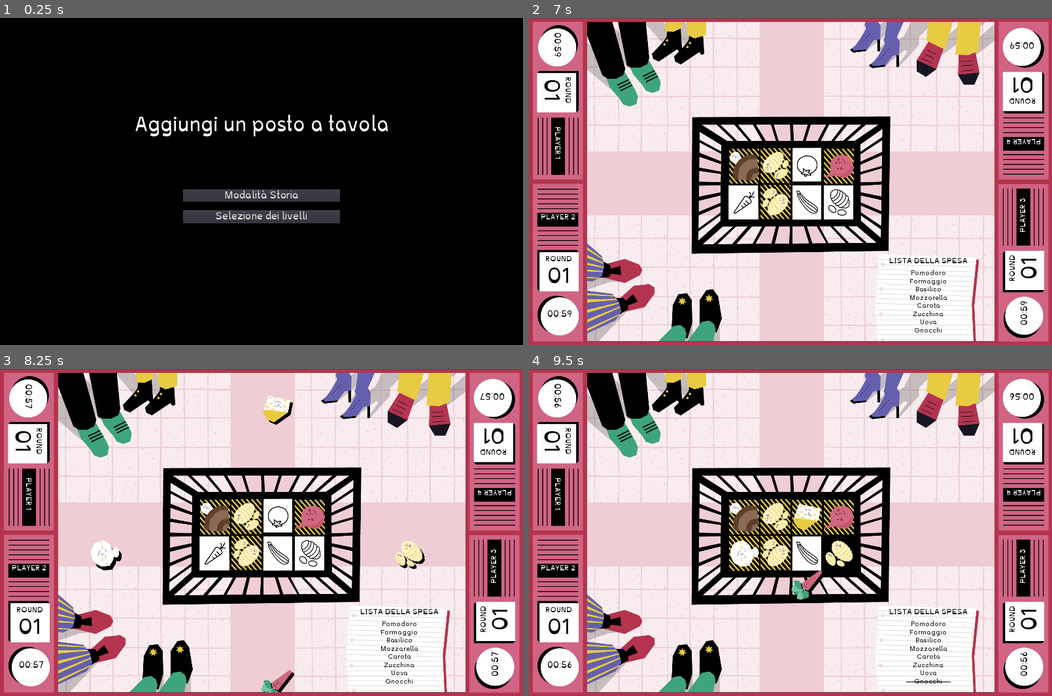
Above: before the commit, frames 1-4 (two rows, left to right).
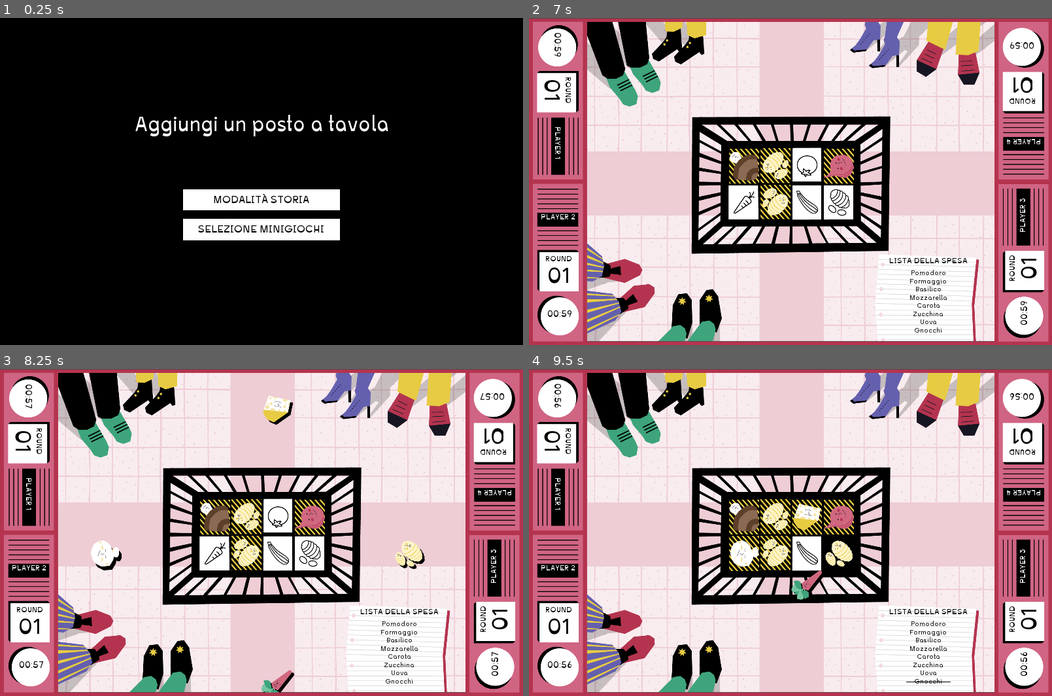
Above: after the commit, the same moments.

Repository: nuco-san/rotary_game
Game: Godot game, scene res://Scenes/TItleScreen.tscn
The game is run twice, just before and just after one commit, with the same random seed, the same clock (stepped at 60 frames per second) and the same inputs.
Inputs:
- Up to frame 1 (0.25 s): no input
- Up to frame 2 (7 s): click "Modalità Storia" (after the commit: "MODALITÀ STORIA") at 0.5 s; click "AVANTI" at 1.25 s; click "AVANTI" at 2 s; tap Enter at 2.75, 5 s; tap Space at 3.5 s
- Up to frame 3 (8.25 s): no input
- Up to frame 4 (9.5 s): no input

The runs differ from the first frame. In frame 1, 4.5% of the frame differs, in the area x 35-65%, y 52-68%; in frame 2, 0.2%; in frame 3, 0.2%; in frame 4, 0.5%.

Commit message:
aggiunto suoni e creato scena per bottoni

Diff:
--- a/Scenes/FoodTrack.tscn
+++ b/Scenes/FoodTrack.tscn
@@ -131,7 +131,6 @@
 scale = Vector2( 1.1, 1.1 )
 frames = SubResource( 7 )
 animation = "New Anim"
-frame = 2
 speed_scale = 1.4
 playing = true
 
@@ -164,11 +163,11 @@
 
 [node name="TapSound" type="AudioStreamPlayer" parent="."]
 stream = ExtResource( 10 )
-volume_db = -16.0
+volume_db = -26.0
 
 [node name="CrashSound" type="AudioStreamPlayer" parent="."]
 stream = ExtResource( 11 )
-volume_db = -5.0
+volume_db = -10.0
 
 [connection signal="area_entered" from="FinishingPoint/DestinationArea" to="." method="_on_destination_area_entered"]
 [connection signal="pressed" from="FinishingPoint/ClearButton" to="." method="_on_clear_button_pressed"]
--- a/Scenes/LevelSelectionButton.tscn
+++ /dev/null
@@ -1,17 +0,0 @@
-[gd_scene load_steps=4 format=2]
-
-[ext_resource path="res://00_Font_ROTARY/Inconstant-Base100.ttf" type="DynamicFontData" id=1]
-[ext_resource path="res://Scenes/LevelSelectionButton.gd" type="Script" id=2]
-
-[sub_resource type="DynamicFont" id=2]
-size = 40
-font_data = ExtResource( 1 )
-
-[node name="LevelSelectionButton" type="Button"]
-margin_right = 256.0
-margin_bottom = 48.0
-custom_fonts/font = SubResource( 2 )
-text = "Minigioco 1"
-script = ExtResource( 2 )
-
-[connection signal="pressed" from="." to="." method="_on_LevelSelectionButton_pressed"]
--- a/Scenes/Minigioco.tscn
+++ b/Scenes/Minigioco.tscn
@@ -39,6 +39,7 @@
 visible = false
 position = Vector2( -7, -25 )
 frames = SubResource( 1 )
+frame = 1
 playing = true
 
 [node name="TrackManagerLeft" parent="." instance=ExtResource( 3 )]
@@ -63,7 +64,7 @@
 position = Vector2( 8, -588 )
 
 [node name="FoodBackgroundWrong" parent="TrackManagerBottom/FoodTrack_1/FinishingPoint" index="3"]
-frame = 1
+frame = 2
 
 [node name="FoodTrack_2" parent="TrackManagerBottom" index="1"]
 position = Vector2( 117, -1 )
@@ -73,7 +74,7 @@
 position = Vector2( 7, -585 )
 
 [node name="FoodBackgroundWrong" parent="TrackManagerBottom/FoodTrack_2/FinishingPoint" index="3"]
-frame = 1
+frame = 2
 
 [node name="TrackManagerRight" parent="." instance=ExtResource( 3 )]
 position = Vector2( 1797, 539 )
@@ -86,7 +87,7 @@
 position = Vector2( -659, 0 )
 
 [node name="FoodBackgroundWrong" parent="TrackManagerRight/FoodTrack_1/FinishingPoint" index="3"]
-frame = 1
+frame = 2
 
 [node name="FoodTrack_2" parent="TrackManagerRight" index="1"]
 position = Vector2( 0, 133 )
@@ -97,7 +98,7 @@
 position = Vector2( -659, 0 )
 
 [node name="FoodBackgroundWrong" parent="TrackManagerRight/FoodTrack_2/FinishingPoint" index="3"]
-frame = 1
+frame = 2
 
 [node name="TrackManagerTop" parent="." instance=ExtResource( 3 )]
 position = Vector2( 897, -41 )
@@ -110,7 +111,7 @@
 position = Vector2( 8, 578 )
 
 [node name="FoodBackgroundWrong" parent="TrackManagerTop/FoodTrack_1/FinishingPoint" index="3"]
-frame = 1
+frame = 2
 
 [node name="FoodTrack_2" parent="TrackManagerTop" index="1"]
 position = Vector2( 117, -1 )
@@ -121,7 +122,7 @@
 position = Vector2( 7, 581 )
 
 [node name="FoodBackgroundWrong" parent="TrackManagerTop/FoodTrack_2/FinishingPoint" index="3"]
-frame = 1
+frame = 2
 
 [node name="Sfondo_sopra" type="Sprite" parent="."]
 position = Vector2( 961, 610 )
--- a/Scenes/TItleScreen.tscn
+++ b/Scenes/TItleScreen.tscn
@@ -2,14 +2,11 @@
 
 [ext_resource path="res://00_Font_ROTARY/Inconstant-Base100.ttf" type="DynamicFontData" id=1]
 [ext_resource path="res://Scenes/TItleScreen.gd" type="Script" id=2]
-[ext_resource path="res://Scenes/LevelSelectionButton.tscn" type="PackedScene" id=3]
+[ext_resource path="res://Scenes/UIButtonLevelSelection.tscn" type="PackedScene" id=3]
+[ext_resource path="res://Scenes/UIButton.tscn" type="PackedScene" id=4]
 
 [sub_resource type="DynamicFont" id=1]
 size = 76
-font_data = ExtResource( 1 )
-
-[sub_resource type="DynamicFont" id=2]
-size = 40
 font_data = ExtResource( 1 )
 
 [node name="TItleScreen" type="Control"]
@@ -45,18 +42,14 @@
 margin_bottom = -412.0
 custom_constants/separation = 32
 
-[node name="StoryModeButton" type="Button" parent="MainButtons"]
-margin_right = 576.0
-margin_bottom = 48.0
-custom_fonts/font = SubResource( 2 )
-text = "Modalità Storia"
+[node name="StoryModeButton" parent="MainButtons" instance=ExtResource( 4 )]
+margin_bottom = 79.0
+text = "MODALITÀ STORIA"
 
-[node name="LevelSelectionButton" type="Button" parent="MainButtons"]
-margin_top = 80.0
-margin_right = 576.0
-margin_bottom = 128.0
-custom_fonts/font = SubResource( 2 )
-text = "Selezione dei livelli"
+[node name="LevelSelectionButton" parent="MainButtons" instance=ExtResource( 4 )]
+margin_top = 111.0
+margin_bottom = 190.0
+text = "SELEZIONE MINIGIOCHI"
 
 [node name="LevelSelectionButtons" type="VBoxContainer" parent="."]
 visible = false
@@ -64,37 +57,37 @@
 anchor_top = 0.5
 anchor_right = 0.5
 anchor_bottom = 0.5
-margin_left = -128.0
-margin_top = 25.0
-margin_right = 128.0
-margin_bottom = 206.0
+margin_left = -288.0
+margin_top = -40.0
+margin_right = 288.0
+margin_bottom = 257.0
 custom_constants/separation = 30
 
-[node name="BottoneMinigioco_1" parent="LevelSelectionButtons" instance=ExtResource( 3 )]
+[node name="UIButtonLevelSelection1" parent="LevelSelectionButtons" instance=ExtResource( 3 )]
+margin_bottom = 79.0
+text = "MINIGIOCO 1"
 minigame_number = 1
 
-[node name="BottoneMinigioco_2" parent="LevelSelectionButtons" instance=ExtResource( 3 )]
-margin_top = 52.0
-margin_bottom = 100.0
-text = "Minigioco 2"
+[node name="UIButtonLevelSelection2" parent="LevelSelectionButtons" instance=ExtResource( 3 )]
+margin_top = 109.0
+margin_bottom = 188.0
+text = "MINIGIOCO 2"
 minigame_number = 2
 
-[node name="BottoneMinigioco_3" parent="LevelSelectionButtons" instance=ExtResource( 3 )]
-margin_top = 104.0
-margin_bottom = 152.0
-text = "Minigioco 3"
+[node name="UIButtonLevelSelection3" parent="LevelSelectionButtons" instance=ExtResource( 3 )]
+margin_top = 218.0
+margin_bottom = 297.0
+text = "MINIGIOCO 3"
 minigame_number = 3
 
-[node name="LevelSelectionButton" type="Button" parent="LevelSelectionButtons"]
-margin_top = 156.0
-margin_right = 256.0
-margin_bottom = 204.0
-custom_fonts/font = SubResource( 2 )
+[node name="BackButton" parent="LevelSelectionButtons" instance=ExtResource( 4 )]
+margin_top = 327.0
+margin_bottom = 406.0
 text = "INDIETRO"
 
-[connection signal="pressed" from="MainButtons/StoryModeButton" to="." method="start_story_mode"]
-[connection signal="pressed" from="MainButtons/LevelSelectionButton" to="." method="show_level_selection"]
-[connection signal="minigame_selected" from="LevelSelectionButtons/BottoneMinigioco_1" to="." method="start_selected_minigame"]
-[connection signal="minigame_selected" from="LevelSelectionButtons/BottoneMinigioco_2" to="." method="start_selected_minigame"]
-[connection signal="minigame_selected" from="LevelSelectionButtons/BottoneMinigioco_3" to="." method="start_selected_minigame"]
-[connection signal="pressed" from="LevelSelectionButtons/LevelSelectionButton" to="." method="hide_level_selection"]
+[connection signal="button_pressed" from="MainButtons/StoryModeButton" to="." method="start_story_mode"]
+[connection signal="button_pressed" from="MainButtons/LevelSelectionButton" to="." method="show_level_selection"]
+[connection signal="minigame_selected" from="LevelSelectionButtons/UIButtonLevelSelection1" to="." method="start_selected_minigame"]
+[connection signal="minigame_selected" from="LevelSelectionButtons/UIButtonLevelSelection2" to="." method="start_selected_minigame"]
+[connection signal="minigame_selected" from="LevelSelectionButtons/UIButtonLevelSelection3" to="." method="start_selected_minigame"]
+[connection signal="button_pressed" from="LevelSelectionButtons/BackButton" to="." method="hide_level_selection"]
--- /dev/null
+++ b/Scenes/UIButton.gd
@@ -0,0 +1,9 @@
+extends Button
+
+
+signal button_pressed
+
+
+func btn_pressed():
+	$AudioStreamPlayer.play()
+	emit_signal("button_pressed")
--- /dev/null
+++ b/Scenes/UIButton.tscn
@@ -0,0 +1,45 @@
+[gd_scene load_steps=7 format=2]
+
+[ext_resource path="res://00_Font_ROTARY/Inconstant-Base100.ttf" type="DynamicFontData" id=1]
+[ext_resource path="res://SOund/button.mp3" type="AudioStream" id=2]
+[ext_resource path="res://Scenes/UIButton.gd" type="Script" id=3]
+
+[sub_resource type="DynamicFont" id=2]
+size = 40
+font_data = ExtResource( 1 )
+
+[sub_resource type="StyleBoxFlat" id=3]
+content_margin_left = 20.0
+content_margin_right = 20.0
+content_margin_top = 20.0
+content_margin_bottom = 17.0
+bg_color = Color( 1, 1, 1, 1 )
+
+[sub_resource type="StyleBoxFlat" id=4]
+content_margin_left = 20.0
+content_margin_right = 20.0
+content_margin_top = 20.0
+content_margin_bottom = 17.0
+bg_color = Color( 0.682353, 0.682353, 0.682353, 1 )
+
+[node name="UIButton" type="Button"]
+margin_right = 576.0
+margin_bottom = 48.0
+custom_colors/font_color_disabled = Color( 0, 0, 0, 1 )
+custom_colors/font_color_focus = Color( 0, 0, 0, 1 )
+custom_colors/font_color = Color( 0, 0, 0, 1 )
+custom_colors/font_color_hover = Color( 0, 0, 0, 1 )
+custom_colors/font_color_pressed = Color( 0, 0, 0, 1 )
+custom_fonts/font = SubResource( 2 )
+custom_styles/hover = SubResource( 3 )
+custom_styles/pressed = SubResource( 4 )
+custom_styles/focus = SubResource( 3 )
+custom_styles/disabled = SubResource( 3 )
+custom_styles/normal = SubResource( 3 )
+text = "TESTO"
+script = ExtResource( 3 )
+
+[node name="AudioStreamPlayer" type="AudioStreamPlayer" parent="."]
+stream = ExtResource( 2 )
+
+[connection signal="pressed" from="." to="." method="btn_pressed"]
--- a/Scenes/LevelSelectionButton.gd
+++ b/Scenes/UIButtonLevelSelection.gd
@@ -7,4 +7,5 @@
 
 
 func _on_LevelSelectionButton_pressed():
+	$AudioStreamPlayer.play()
 	emit_signal("minigame_selected", minigame_number)
--- /dev/null
+++ b/Scenes/UIButtonLevelSelection.tscn
@@ -0,0 +1,41 @@
+[gd_scene load_steps=7 format=2]
+
+[ext_resource path="res://00_Font_ROTARY/Inconstant-Base100.ttf" type="DynamicFontData" id=1]
+[ext_resource path="res://SOund/button.mp3" type="AudioStream" id=2]
+[ext_resource path="res://Scenes/UIButtonLevelSelection.gd" type="Script" id=3]
+
+[sub_resource type="DynamicFont" id=2]
+size = 40
+font_data = ExtResource( 1 )
+
+[sub_resource type="StyleBoxFlat" id=3]
+content_margin_top = 20.0
+content_margin_bottom = 17.0
+bg_color = Color( 1, 1, 1, 1 )
+
+[sub_resource type="StyleBoxFlat" id=4]
+content_margin_top = 20.0
+content_margin_bottom = 17.0
+bg_color = Color( 0.682353, 0.682353, 0.682353, 1 )
+
+[node name="UIButtonLevelSelection" type="Button"]
+margin_right = 576.0
+margin_bottom = 48.0
+custom_colors/font_color_disabled = Color( 0, 0, 0, 1 )
+custom_colors/font_color_focus = Color( 0, 0, 0, 1 )
+custom_colors/font_color = Color( 0, 0, 0, 1 )
+custom_colors/font_color_hover = Color( 0, 0, 0, 1 )
+custom_colors/font_color_pressed = Color( 0, 0, 0, 1 )
+custom_fonts/font = SubResource( 2 )
+custom_styles/hover = SubResource( 3 )
+custom_styles/pressed = SubResource( 4 )
+custom_styles/focus = SubResource( 3 )
+custom_styles/disabled = SubResource( 3 )
+custom_styles/normal = SubResource( 3 )
+text = "TESTO"
+script = ExtResource( 3 )
+
+[node name="AudioStreamPlayer" type="AudioStreamPlayer" parent="."]
+stream = ExtResource( 2 )
+
+[connection signal="pressed" from="." to="." method="_on_LevelSelectionButton_pressed"]
Not shown, added: SOund/button.mp3.import
Not shown, added: SOund/button.mp3
